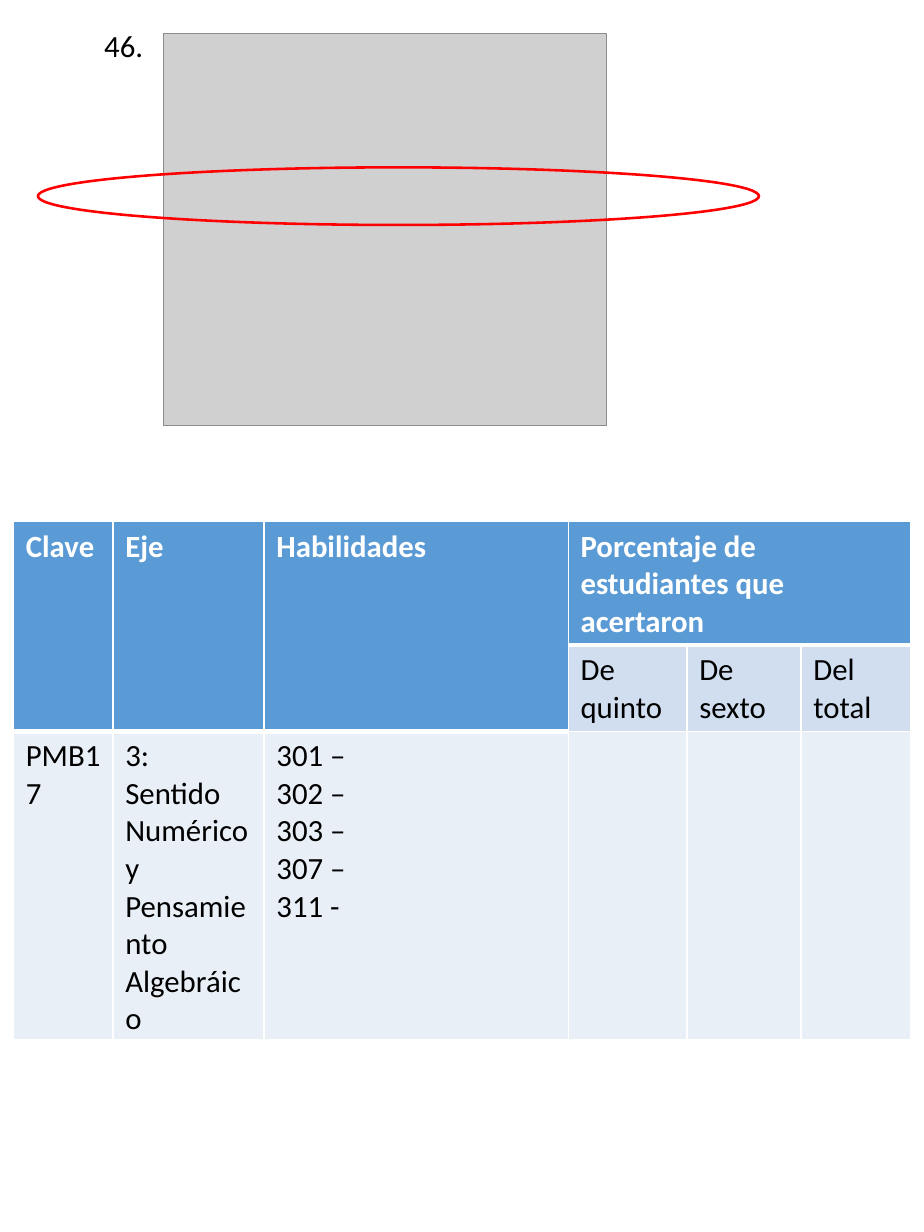
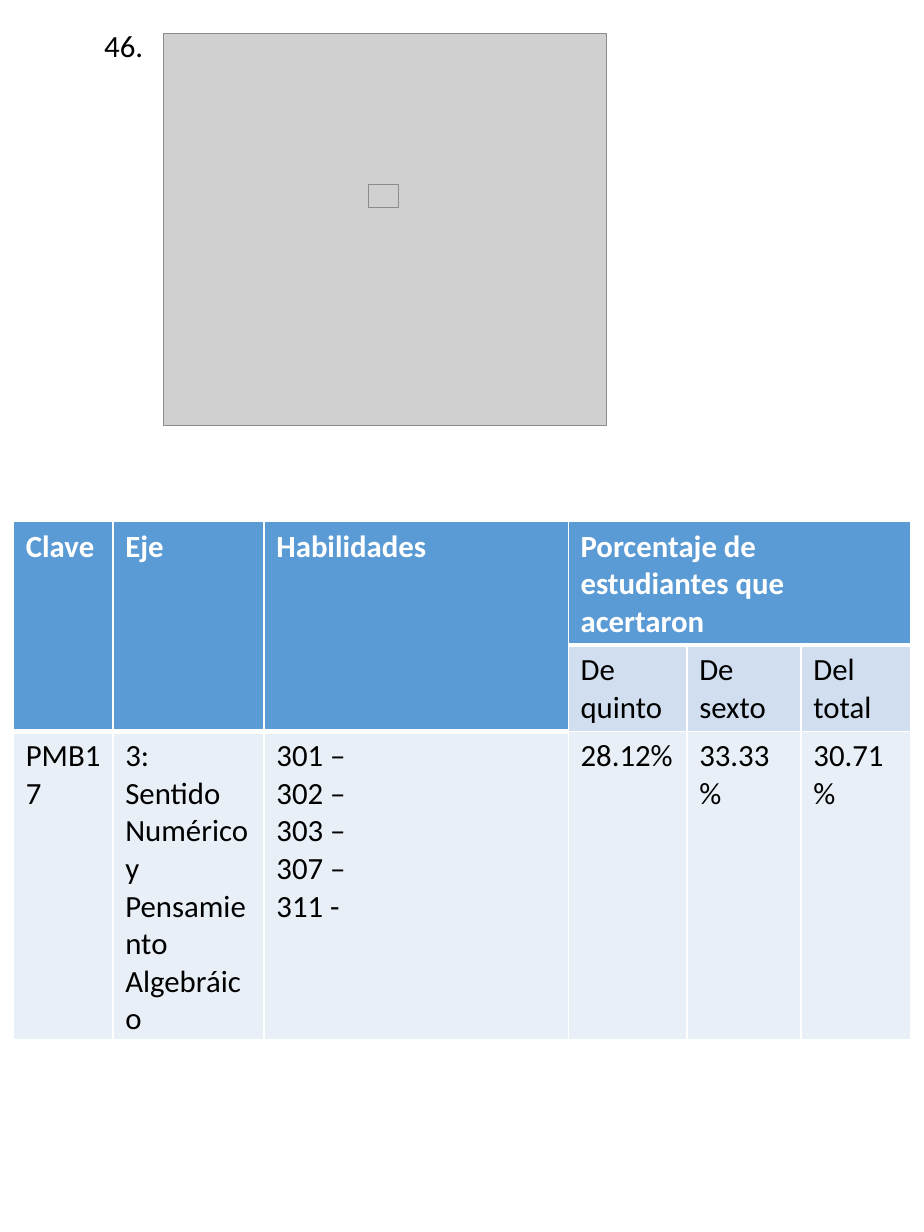
Before and after one commit to Adrifelcha/afchavez-019, a slide deck: slide 50 of Lancaster/Reporte_02_Q-Preliminar/Info_per_Item.pptx. Drawn at 924x1232 pixels with LibreOffice and Linux fonts; fonts in the diff are those of the drawing; grey boxes stand for pictures. Boxes give left, top, right and bottom in pixels: in the first picture for what was removed or moved away, otherwise in the second. Text is boxed around its words. In the diff, an @@ line names an element or a change of style, - is before the commit and + after.

```diff
--- a/Lancaster/Reporte_02_Q-Preliminar/Info_per_Item.pptx
+++ b/Lancaster/Reporte_02_Q-Preliminar/Info_per_Item.pptx
@@ ellipse removed at <box>38,168,759,225</box> @@
@@ picture added at <box>368,185,398,208</box> @@
@@ table at <box>14,521,912,922</box> @@
-row 3: PMB17 | 3: / Sentido Numérico y Pensamiento Algebráico | 301 – / 302 – / 303 – / 307 – / 311 - |  |  | 
+row 3: PMB17 | 3: / Sentido Numérico y Pensamiento Algebráico | 301 – / 302 – / 303 – / 307 – / 311 - | 28.12% | 33.33% | 30.71%
```
Also in this commit, not shown: 50 other slides changed, 2 other files.
